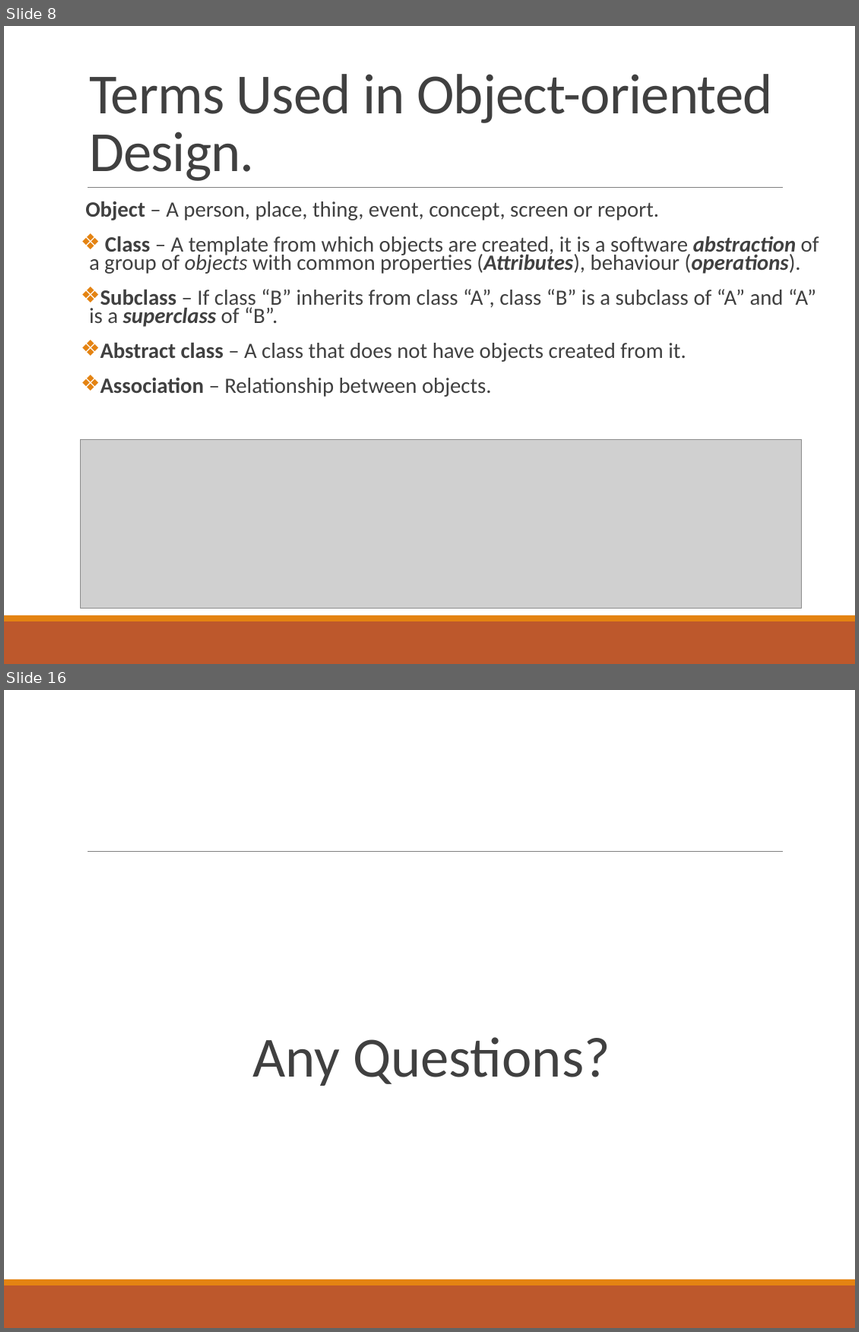
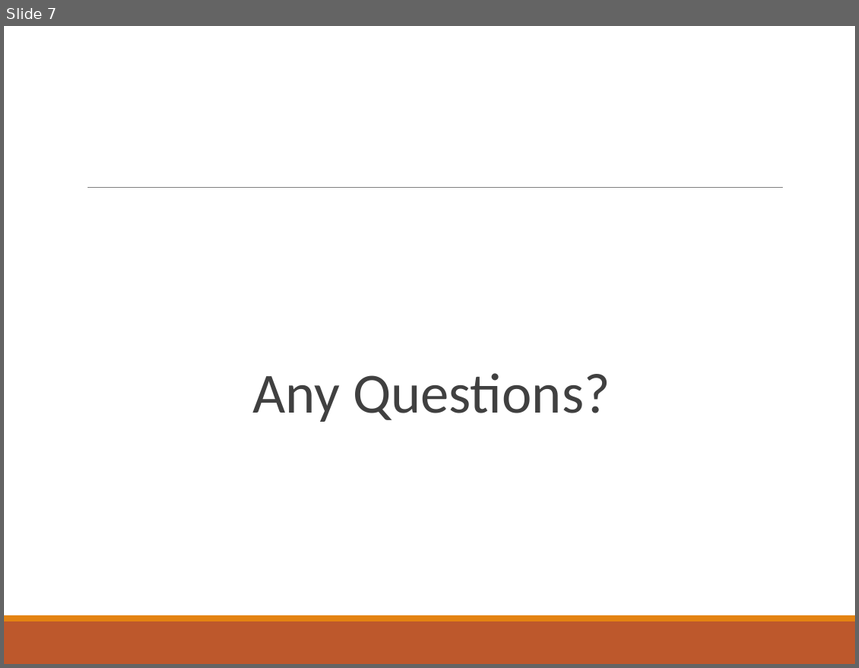
Before and after one commit to deeperj/dillinger, a slide deck: thesis/ukapp2/wqu_isc/sofware_design/Lesson 1 - Java.pptx. Shown one above the other, each under a label of ours: slides 8 and 16 before the commit, slide 7 after it; the slides between them are not shown. The pictures are 859x1332 and 859x668 pixels, drawn with LibreOffice and Linux fonts; fonts in the diff are those of the drawing; grey boxes stand for pictures. Boxes give left, top, right and bottom in pixels: in the first picture for what was removed or moved away, otherwise in the second. Text is boxed around its words. In the diff, an @@ line names an element or a change of style, - is before the commit and + after.

```diff
--- a/thesis/ukapp2/wqu_isc/sofware_design/Lesson 1 - Java.pptx
+++ b/thesis/ukapp2/wqu_isc/sofware_design/Lesson 1 - Java.pptx
@@ slide 8 removed at (4, 26, 855, 664), background #FFFFFF; not listed: 3 template elements that a slide beside it also shows @@
@@ title removed at (89, 74, 773, 181) @@
-Terms Used in Object-oriented Design.
@@ text removed at (85, 202, 819, 397) @@
-Object – A person, place, thing, event, concept, screen or report.
-❖ Class – A template from which objects are created, it is a software abstraction of a group of objects with common properties (Attributes), behaviour (operations).
-❖ Subclass – If class “B” inherits from class “A”, class “B” is a subclass of “A” and “A” is a superclass of “B”.
-❖ Abstract class – A class that does not have objects created from it.
-❖ Association – Relationship between objects.
@@ picture removed at (81, 439, 801, 608) @@
@@ what was slide 16 is now slide 7 @@
```
Also in this commit, not shown: 3 slides changed, 12 slides added, 11 other slides removed, 5 other files.
